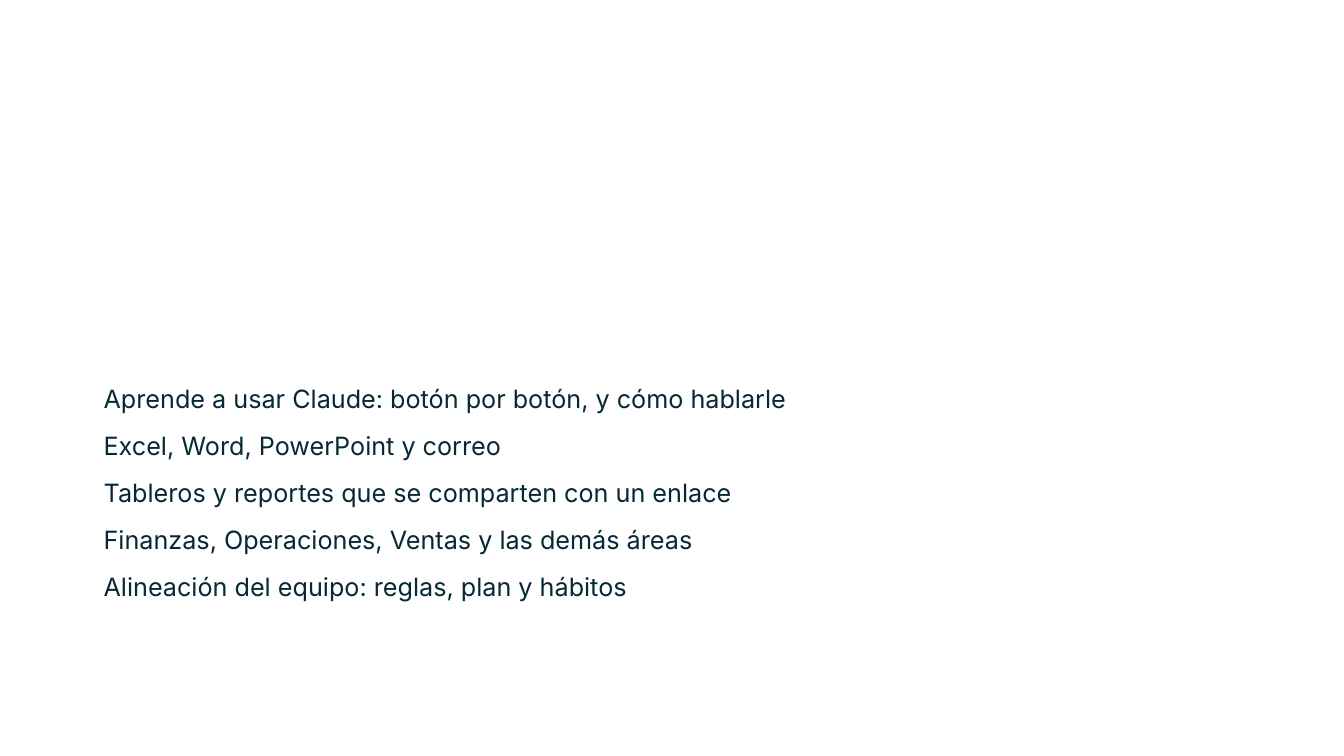
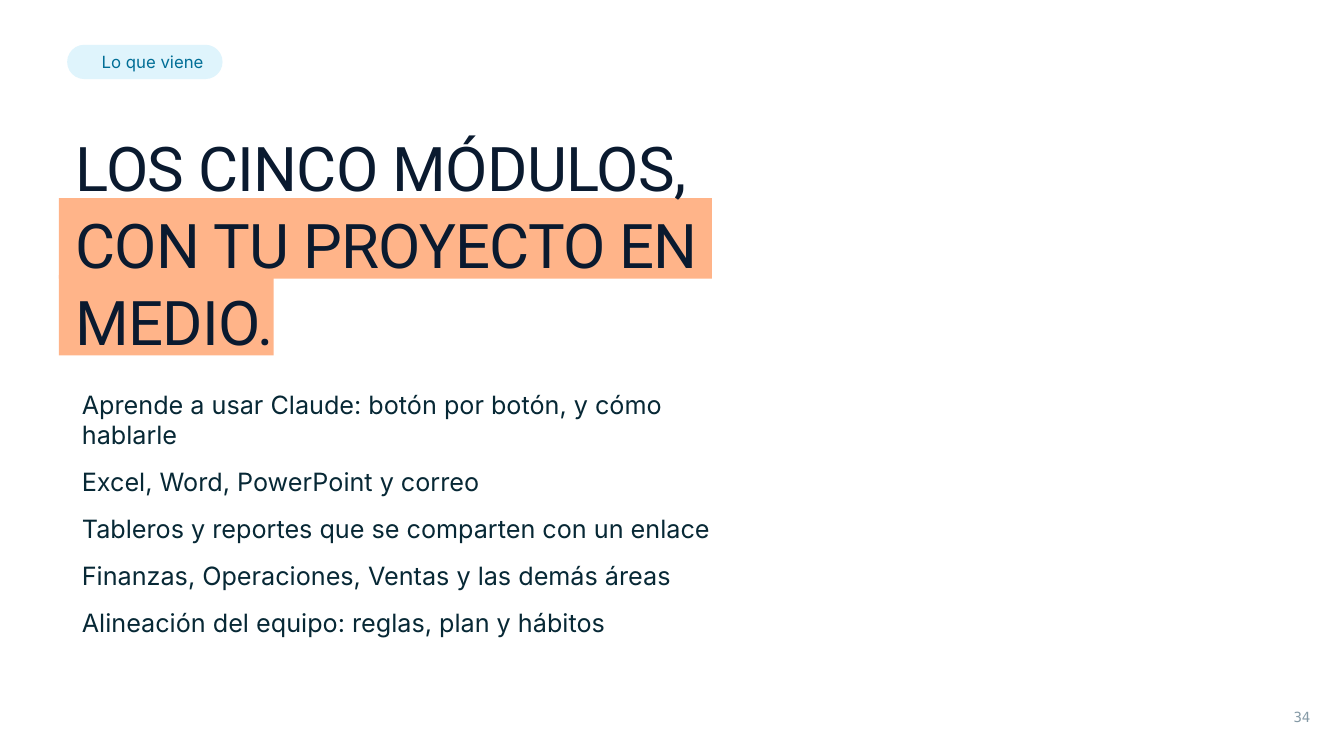
Before and after one commit to vadai-ia/academia-vadai, a slide deck: slide 34 of contenido/claude-en-tu-empresa/sesion-1/entregables/sesion-1-alineacion.pptx (slide 53 before the commit). Drawn at 1344x756 pixels with LibreOffice and Linux fonts; fonts in the diff are those of the drawing; background and template pictures are left out. Boxes give left, top, right and bottom in pixels: in the first picture for what was removed or moved away, otherwise in the second. Text is boxed around its words. In the diff, an @@ line names an element or a change of style, - is before the commit and + after.

```diff
--- a/contenido/claude-en-tu-empresa/sesion-1/entregables/sesion-1-alineacion.pptx
+++ b/contenido/claude-en-tu-empresa/sesion-1/entregables/sesion-1-alineacion.pptx
@@ rounded rectangle added at [68,44,223,79], fill #DFF4FC, 12 pt, text #006E96 @@
+Lo que viene
@@ text added at [76,135,698,360], 44 pt, text #0A1A2F @@
+LOS CINCO MÓDULOS,
+CON TU PROYECTO EN
+MEDIO.
@@ rectangle added at [58,199,712,279], fill #FFB489 @@
@@ rectangle added at [58,275,273,356], fill #FFB489 @@
@@ text "Aprende a usar Claude: botón ..." rewrapped from [104,388,786,601] to [82,394,710,637] @@
@@ text added at [1294,711,1311,722], 10 pt, text #859AA6 @@
+34
```
Also in this commit, not shown: 8 other slides changed, 27 slides added, 46 slides removed, 50 other files.
